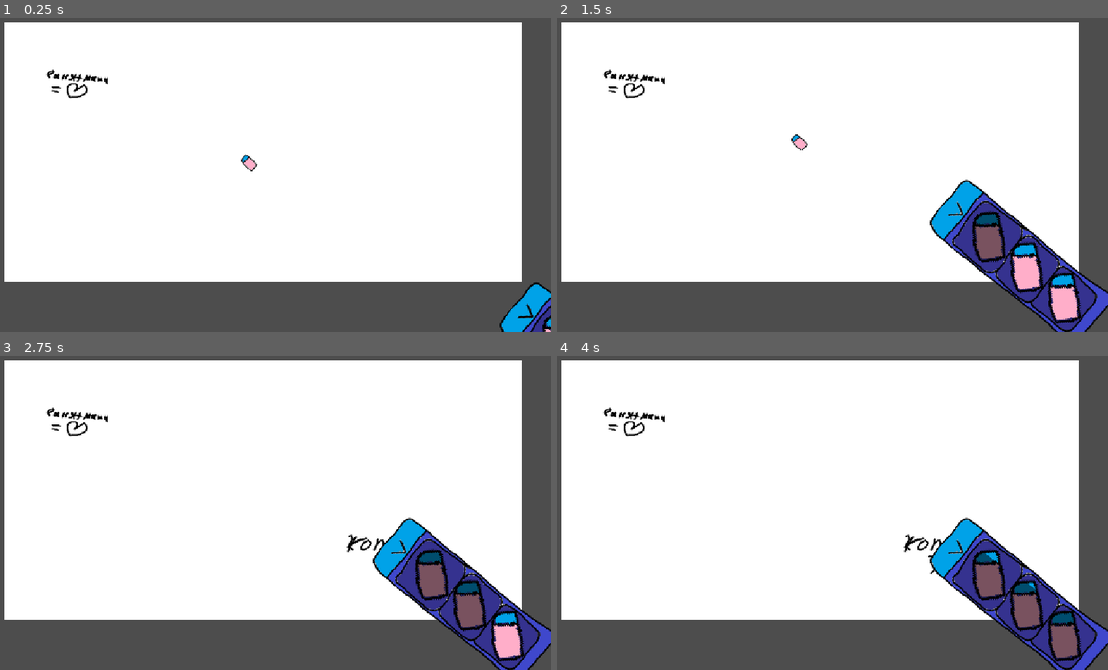
Above: before the commit, frames 1-4 (two rows, left to right).
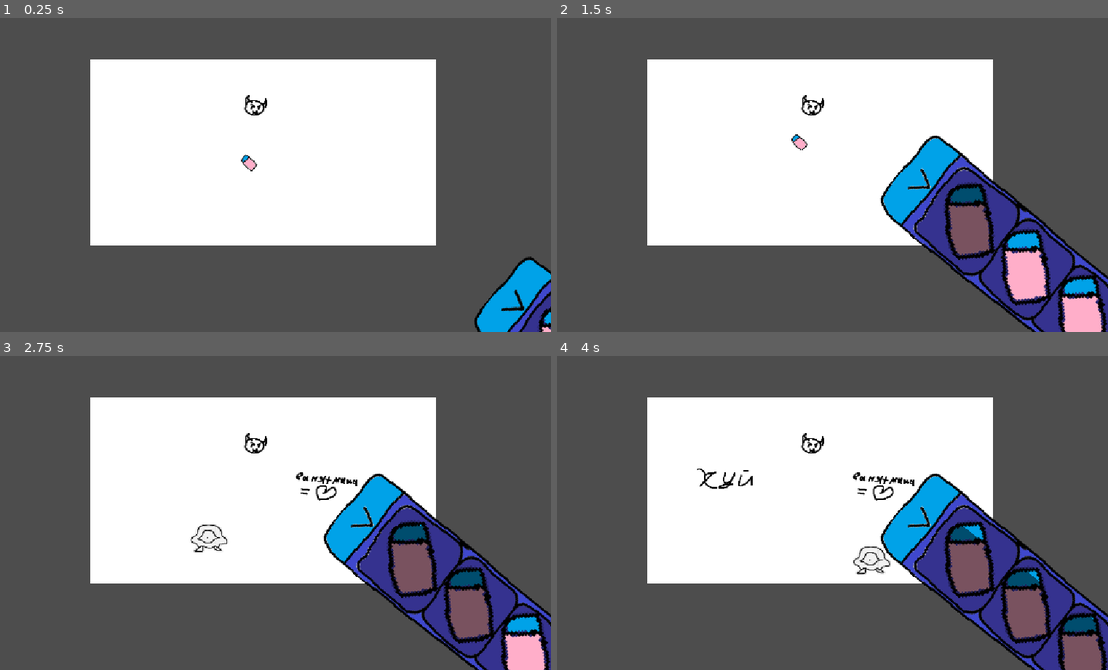
Above: after the commit, the same moments.

Repository: AmongRyzh/maxter-s-jam-2026
Game: Godot game, scene res://gameplay.tscn
Same seed, same stepped clock (60 frames per second), same inputs: the game is played once before the commit and once after it. The engine's default icon, where the game draws it, is replaced by a stand-in: a white triangle on a blue panel in a dark square.
Inputs (mouse positions are in pixels of both pictures, inside the frame that each line leads up to):
- Up to frame 1 (0.25 s): no input
- Up to frame 2 (1.5 s): move the mouse to (1080, 310) at 0.52 s; click (1080, 310) at 0.67 s; move the mouse to (992, 237) at 1.27 s; click (992, 237) at 1.42 s
- Up to frame 3 (2.75 s): tap Enter at 2 s; move the mouse to (468, 607) at 2.02 s; click (468, 607) at 2.17 s
- Up to frame 4 (4 s): tap Space at 2.75 s; move the mouse to (1063, 635) at 2.77 s; click (1063, 635) at 2.92 s; move the mouse to (992, 556) at 3.52 s; click (992, 556) at 3.67 s

The runs differ from the first frame. In frame 1, 43% of the frame differs, in the area x 0-100%, y 1-100%; in frame 2, 48%; in frame 3, 48%; in frame 4, 48%.

Commit message:
монстр имплементирован

Diff:
--- /dev/null
+++ b/dangers/danger.gd
@@ -0,0 +1,14 @@
+extends Area2D
+
+
+# Called when the node enters the scene tree for the first time.
+func _ready():
+	pass # Replace with function body.
+
+# Called every frame. 'delta' is the elapsed time since the previous frame.
+func _process(delta):
+	pass
+
+func _on_body_entered(body: Node2D):
+	if body is Eraser:
+		body.current_eraser_durability = 0
--- /dev/null
+++ b/dangers/paper_ball/paper_ball.tscn
@@ -0,0 +1,15 @@
+[gd_scene format=3 uid="uid://bfbmr3mjgd1fs"]
+
+[sub_resource type="PlaceholderTexture2D" id="PlaceholderTexture2D_njsjv"]
+size = Vector2(64, 64)
+
+[sub_resource type="RectangleShape2D" id="RectangleShape2D_2gr5k"]
+size = Vector2(64, 64)
+
+[node name="PaperBall" type="Area2D" unique_id=1070415679]
+
+[node name="Sprite2D" type="Sprite2D" parent="." unique_id=321822552]
+texture = SubResource("PlaceholderTexture2D_njsjv")
+
+[node name="CollisionShape2D" type="CollisionShape2D" parent="." unique_id=350462484]
+shape = SubResource("RectangleShape2D_2gr5k")
--- a/eraser/eraser.gd
+++ b/eraser/eraser.gd
@@ -1,4 +1,4 @@
-extends Node2D
+extends CharacterBody2D
 class_name Eraser
 
 @export var speed: float = 5.0
@@ -10,6 +10,7 @@
 		$TextureProgressBar.value = current_eraser_durability
 		if current_eraser_durability <= 0.0:
 			queue_free()
+
 @export var durability_decrease_rate: float = 2.0
 
 var pixels_moved_last_frame: float = 0.0
@@ -26,11 +27,12 @@
 func _physics_process(delta):
 	var target_pos = get_global_mouse_position()
 
-	global_position = global_position.lerp(target_pos, speed * delta)
+	global_position = global_position.lerp(target_pos, (speed - get_tree().current_scene.get_eraser_slowdown_factor()) * delta)
 
 	pixels_moved_last_frame = global_position.distance_to(last_position)
 
 	last_position = global_position
 
 	if Input.is_mouse_button_pressed(MOUSE_BUTTON_LEFT) and !get_tree().current_scene.is_pencil_case_opened():
-		current_eraser_durability -= durability_decrease_rate * delta * (pixels_moved_last_frame / 15)
+		var durability : float = (durability_decrease_rate + get_tree().current_scene.get_additional_durability_decrease_rate())
+		current_eraser_durability -= durability * delta * (pixels_moved_last_frame / 15)
--- a/eraser/eraser.tscn
+++ b/eraser/eraser.tscn
@@ -5,11 +5,14 @@
 
 [sub_resource type="CompressedTexture2D" id="CompressedTexture2D_njsjv"]
 
-[node name="Eraser" type="Node2D" unique_id=76445507]
+[sub_resource type="RectangleShape2D" id="RectangleShape2D_jwyhn"]
+size = Vector2(32, 32)
+
+[node name="Eraser" type="CharacterBody2D" unique_id=1277307090]
 show_behind_parent = true
+collision_mask = 3
 script = ExtResource("1_jwyhn")
 speed = 12.0
-durability_decrease_rate = 3.0
 
 [node name="Sprite2D" type="Sprite2D" parent="." unique_id=935766602]
 visible = false
@@ -31,3 +34,6 @@
 fill_mode = 3
 texture_under = SubResource("CompressedTexture2D_njsjv")
 texture_progress = ExtResource("2_3cghv")
+
+[node name="CollisionShape2D" type="CollisionShape2D" parent="." unique_id=362372122]
+shape = SubResource("RectangleShape2D_jwyhn")
--- a/gameplay.gd
+++ b/gameplay.gd
@@ -4,6 +4,7 @@
 @export var painter_image: Sprite2D
 
 @export_dir var bad_texts_dir : String
+var bad_texts : Array[Image]
 
 @export var eraser_size := 5
 @export var eraser: Node2D
@@ -11,10 +12,53 @@
 	get():
 		return 0 if eraser == null else ((eraser.current_eraser_durability - eraser.eraser_durability) / 100) * eraser_size * 2
 
+#var additional_durability_decrease : float
+var object_with_durability_decrease : PainterImage :
+	set(value):
+		object_with_durability_decrease = value
+		print("gameplay: set object_with_durability_decrease to ", value)
+func get_additional_durability_decrease_rate() -> float:
+	return object_with_durability_decrease.additional_durability_decrease if object_with_durability_decrease else 0
+func get_additional_durability_object_z_index() -> int:
+	return object_with_durability_decrease.z_index if object_with_durability_decrease else -1
+
+var object_with_slowdown_factor : PainterImage :
+	set(value):
+		object_with_slowdown_factor = value
+		print("gameplay: set object_with_slowdown_factor to ", value)
+func get_eraser_slowdown_factor() -> float:
+	return object_with_slowdown_factor.eraser_slowdown_factor if object_with_slowdown_factor else 0
+func get_eraser_slowdown_factor_object_z_index() -> int:
+	return object_with_slowdown_factor.z_index if object_with_slowdown_factor else -1
+
 @export var eraser_prefab: PackedScene
 
+@export var bad_text_spawn_timer: Timer
+@export var begin_monster_spawn_timer: Timer
+@export var monster_spawn_timer: RandomTimer
+
+@export var monster: PackedScene
+
 func _ready():
-	pass
+	bad_texts = get_all_bad_texts()
+
+	bad_text_spawn_timer.timeout.connect(_spawn_bad_text)
+	bad_text_spawn_timer.timeout.emit()
+
+	monster_spawn_timer.timeout.connect(func():
+		spawn_packed_at_random_pos(monster)
+		)
+
+	begin_monster_spawn_timer.timeout.connect(func():
+		monster_spawn_timer.timeout.emit()
+		monster_spawn_timer.random_start()
+		)
+
+func _spawn_bad_text():
+	var bad_text = bad_texts.pick_random()
+
+	painter_image.fill_texture(bad_text, Rect2i(Vector2.ZERO, bad_text.get_size()),
+		Vector2(randf_range(0, painter_image.img_size.x - bad_text.get_width()), randf_range(0, painter_image.img_size.y - bad_text.get_height())))
 
 # Called every frame. 'delta' is the elapsed time since the previous frame.
 func _process(delta):
@@ -49,6 +93,35 @@
 func is_pencil_case_opened() -> bool:
 	return $PencilCase.opened
 
+func get_opaque_pixel_count(texture: Texture2D) -> int:
+	var img: Image = texture.get_image()
+	if img.is_compressed():
+		img.decompress()
+
+	# Gets a bounding box enclosing only the visible parts of the image
+	var used_rect: Rect2i = img.get_used_rect()
+	var opaque_count: int = 0
+
+	# Only loop inside the bounding rectangle containing visible pixels
+	for y in range(used_rect.position.y, used_rect.end.y):
+		for x in range(used_rect.position.x, used_rect.end.x):
+			if img.get_pixel(x, y).a > 0.0:
+				opaque_count += 1
+
+	return opaque_count
+
+func spawn_packed_at_random_pos(packed: PackedScene):
+	var pos = Vector2(randf_range(100, 1052), randf_range(100, 548))
+	spawn_packed_at_pos(packed, pos)
+
+func spawn_packed_at_pos(packed: PackedScene, pos: Vector2):
+	if packed.can_instantiate():
+		var new_packed = packed.instantiate()
+		new_packed.global_position = pos
+		add_child(new_packed)
+	else:
+		print("failed to instantiate ", packed, "!")
+
 #func _draw():
 	#if eraser:
 		#draw_rect(Rect2(eraser.position, Vector2i(1, 1)).grow(eraser_size).grow_side(SIDE_TOP, durability_shrink), Color(0, 1, 0, 0.5))
--- a/gameplay.tscn
+++ b/gameplay.tscn
@@ -5,15 +5,21 @@
 [ext_resource type="Texture2D" uid="uid://g8vti6go8x6g" path="res://icon.svg" id="2_ej4tk"]
 [ext_resource type="Script" uid="uid://bjgg4hau4g8qm" path="res://painter_image.gd" id="3_oe8ih"]
 [ext_resource type="PackedScene" uid="uid://d013mvwu2oiqi" path="res://eraser/eraser.tscn" id="5_cbffv"]
+[ext_resource type="PackedScene" uid="uid://dx0sj2up1lxh1" path="res://monster/monster.tscn" id="7_0m7cd"]
 [ext_resource type="PackedScene" uid="uid://ckgtcmnk3ywpg" path="res://pencil_case/pencil_case.tscn" id="7_fbudy"]
+[ext_resource type="Script" uid="uid://dr86d7jfmead5" path="res://random_timer.gd" id="8_0m7cd"]
 
-[node name="Gameplay" type="Node2D" unique_id=1976024019 node_paths=PackedStringArray("painter_image")]
+[node name="Gameplay" type="Node2D" unique_id=1976024019 node_paths=PackedStringArray("painter_image", "bad_text_spawn_timer", "begin_monster_spawn_timer", "monster_spawn_timer")]
 top_level = true
 script = ExtResource("1_xuee5")
 painter_image = NodePath("PainterImage")
 bad_texts_dir = "res://bad_texts"
 eraser_size = 12
 eraser_prefab = ExtResource("5_cbffv")
+bad_text_spawn_timer = NodePath("Timers/BadTextSpawnTimer")
+begin_monster_spawn_timer = NodePath("Timers/BeginMonsterSpawnTimer")
+monster_spawn_timer = NodePath("Timers/MonsterSpawnTimer")
+monster = ExtResource("7_0m7cd")
 
 [node name="Sprite2D" type="Sprite2D" parent="." unique_id=1077234380]
 visible = false
@@ -25,14 +31,32 @@
 show_behind_parent = true
 position = Vector2(583, 292)
 script = ExtResource("3_oe8ih")
+generate_img_on_ready = true
+img_size = Vector2i(684, 368)
 gameplay = NodePath("..")
 
-[node name="BadTextSpawnTimer" type="Timer" parent="." unique_id=1770689058]
+[node name="Timers" type="Node2D" parent="." unique_id=1585624531]
+
+[node name="BadTextSpawnTimer" type="Timer" parent="Timers" unique_id=1770689058]
 wait_time = 1.5999999999999999
 autostart = true
 
+[node name="BeginMonsterSpawnTimer" type="Timer" parent="Timers" unique_id=649961357]
+wait_time = 2.0
+one_shot = true
+autostart = true
+
+[node name="MonsterSpawnTimer" type="Timer" parent="Timers" unique_id=289492501]
+wait_time = 10.0
+script = ExtResource("8_0m7cd")
+random_range = 3.0
+pick_random_wait_time_again_on_restart = true
+
 [node name="Eraser" parent="." unique_id=76445507 instance=ExtResource("5_cbffv")]
+durability_decrease_rate = 4.0
 
 [node name="PencilCase" parent="." unique_id=653688394 instance=ExtResource("7_fbudy")]
-position = Vector2(1230.0001, 713)
+position = Vector2(1269.0001, 745.0001)
 rotation = 0.6806784
+closed_position = Vector2(1269.0001, 745.0001)
+opened_position = Vector2(971.0001, 504)
--- /dev/null
+++ b/monster/monster.gd
@@ -0,0 +1,31 @@
+extends AnimatableBody2D
+
+@export var x_min : int = 100
+@export var x_max : int = 1052
+@export var y_min : int = 100
+@export var y_max : int = 548
+
+var current_destination : Vector2
+@export var speed : float = 10
+
+@export var min_opaque_pixel_count : int = 100
+
+func _ready():
+	$CooldownTimer.timeout.connect(_cooldown_timer_timeout)
+
+	$CooldownTimer.timeout.emit()
+
+func _physics_process(delta):
+	if global_position.distance_to(current_destination) > 5:
+		global_position += global_position.direction_to(current_destination) * speed * delta
+	else:
+		if $CooldownTimer.is_stopped():
+			$CooldownTimer.start()
+
+	#print(get_tree().current_scene.get_opaque_pixel_count($Sprite2D.texture))
+	var opaque_pixel_count : int = get_tree().current_scene.get_opaque_pixel_count($Sprite2D.texture)
+	if opaque_pixel_count <= min_opaque_pixel_count:
+		queue_free()
+
+func _cooldown_timer_timeout():
+	current_destination = Vector2(randf_range(x_min, x_max), randf_range(y_min, y_max))
--- /dev/null
+++ b/monster/monster.tscn
@@ -0,0 +1,28 @@
+[gd_scene format=3 uid="uid://dx0sj2up1lxh1"]
+
+[ext_resource type="Script" uid="uid://c5npsea3uwfeo" path="res://monster/monster.gd" id="1_okp8s"]
+[ext_resource type="Texture2D" uid="uid://dbrxfsvjk2q7l" path="res://monster/monster.png" id="2_2k2s0"]
+[ext_resource type="Script" uid="uid://bjgg4hau4g8qm" path="res://painter_image.gd" id="2_gsx7y"]
+
+[sub_resource type="RectangleShape2D" id="RectangleShape2D_0g571"]
+size = Vector2(80, 64)
+
+[node name="Monster" type="AnimatableBody2D" unique_id=1435944760]
+collision_layer = 2
+script = ExtResource("1_okp8s")
+speed = 650.0
+
+[node name="CollisionShape2D" type="CollisionShape2D" parent="." unique_id=140659944]
+shape = SubResource("RectangleShape2D_0g571")
+
+[node name="Sprite2D" type="Sprite2D" parent="." unique_id=1358224525]
+z_index = 1
+texture = ExtResource("2_2k2s0")
+script = ExtResource("2_gsx7y")
+additional_durability_decrease = 4.0
+eraser_slowdown_factor = 8.5
+erase_color = Color(1, 1, 1, 0)
+
+[node name="CooldownTimer" type="Timer" parent="." unique_id=1794914289]
+wait_time = 0.3
+one_shot = true
--- a/painter_image.gd
+++ b/painter_image.gd
@@ -1,50 +1,77 @@
 extends Sprite2D
 class_name PainterImage
 
+@export var generate_img_on_ready : bool
 @export var img_size := Vector2i(1024, 512)
-
-var bad_texts : Array[Image]
 
 var img : Image
 
-@export var gameplay: Node2D
+@export var gameplay: Gameplay
+
+@export var additional_durability_decrease : float
+
+@export var eraser_slowdown_factor : float
+
+@export var erase_color : Color = Color.WHITE
+
+var is_hovered : bool
 
 func _ready():
 	gameplay = get_tree().current_scene
 
-	bad_texts = gameplay.get_all_bad_texts()
+	if generate_img_on_ready:
+		img = Image.create_empty(img_size.x, img_size.y, false, Image.FORMAT_RGBA8)
+		img.fill(erase_color)
 
-	img = Image.create_empty(img_size.x, img_size.y, false, Image.FORMAT_RGBA8)
-	img.fill(Color.WHITE)
+		texture = ImageTexture.create_from_image(img)
+	else:
+		if texture:
+			img = texture.get_image()
+			if texture is CompressedTexture2D:
+				texture = ImageTexture.create_from_image(img)
 
-	texture = ImageTexture.create_from_image(img)
+func _process(_delta):
+	var eraser_pos = to_local(gameplay.eraser.global_position) if gameplay.eraser else Vector2.INF
 
-	$"../BadTextSpawnTimer".timeout.connect(_spawn_bad_text)
-
-	$"../BadTextSpawnTimer".timeout.emit()
-
-func _spawn_bad_text():
-	var bad_text = bad_texts.pick_random()
-
-	img.blend_rect(bad_text, Rect2i(Vector2.ZERO, bad_text.get_size()), Vector2(randf_range(0, img_size.x - bad_text.get_width()), randf_range(0, img_size.y - bad_text.get_height())))
-
-	texture.update(img)
+	if get_rect().has_point(eraser_pos):
+		if not is_hovered:
+			is_hovered = true
+	else:
+		if is_hovered:
+			is_hovered = false
 
 func _paint_tex(pos):
 	#print(Rect2i(pos, Vector2i(1, 1)).grow(eraser_size))
-	img.fill_rect(Rect2i(pos, Vector2i(1, 1)).grow(gameplay.eraser_size).grow_side(SIDE_TOP, gameplay.durability_shrink), Color.WHITE)
+	img.fill_rect(Rect2i(pos, Vector2i(1, 1)).grow(gameplay.eraser_size).grow_side(SIDE_TOP, gameplay.durability_shrink), erase_color)
+	texture.update(img)
+
+func fill_texture(src: Image, src_rect: Rect2i, dst: Vector2i):
+	img.blend_rect(src, src_rect, dst)
+	texture.update(img)
 
 func _input(event: InputEvent):
 	if gameplay.eraser == null or get_tree().current_scene.is_pencil_case_opened():
 		return
+
+	if gameplay.get_eraser_slowdown_factor_object_z_index() <= z_index and is_hovered:
+		gameplay.object_with_slowdown_factor = self
+	else:
+		if gameplay.object_with_slowdown_factor == self:
+			gameplay.object_with_slowdown_factor = null
 
 	if event is InputEventMouseButton:
 		if event.pressed and not event.is_echo() and event.button_index == MOUSE_BUTTON_LEFT:
 			var local_pos = to_local(gameplay.eraser.position)
 			var local_image_pos = local_pos - offset + get_rect().size / 2.0
 
+			if gameplay.get_additional_durability_object_z_index() <= z_index and is_hovered:
+				gameplay.object_with_durability_decrease = self
+
 			_paint_tex(local_image_pos)
 			texture.update(img)
+		else:
+			if gameplay.object_with_durability_decrease == self:
+				gameplay.object_with_durability_decrease = null
 	elif event is InputEventMouseMotion:
 		if event.button_mask == MOUSE_BUTTON_LEFT:
 			#var local_pos = to_local(event.position)
@@ -65,6 +92,7 @@
 					local_image_pos = local_image_pos.move_toward(target_pos, 1.0)
 					_paint_tex(local_image_pos)
 
+			if gameplay.get_additional_durability_object_z_index() <= z_index and is_hovered:
+				gameplay.object_with_durability_decrease = self
+
 			_paint_tex(local_image_pos)
-
-			texture.update(img)
--- a/pencil_case/eraser_slot.gd
+++ b/pencil_case/eraser_slot.gd
@@ -14,7 +14,7 @@
 func _input(event):
 	if event is InputEventMouseButton:
 		if event.pressed and is_mouse_entered:
-			if $Cooldown.is_stopped():
+			if $Cooldown.is_stopped() and get_parent().opened:
 				$Cooldown.start()
 				slot_selected.emit()
 
--- a/pencil_case/eraser_slot.tscn
+++ b/pencil_case/eraser_slot.tscn
@@ -5,7 +5,7 @@
 [ext_resource type="Texture2D" uid="uid://ypr4pmqbbn3u" path="res://pencil_case/eraser_in_case_progress.png" id="2_pfa5j"]
 
 [sub_resource type="RectangleShape2D" id="RectangleShape2D_njsjv"]
-size = Vector2(96, 96)
+size = Vector2(144, 144)
 
 [node name="EraserSlot" type="Area2D" unique_id=1224825255]
 script = ExtResource("1_pfa5j")
--- a/pencil_case/pencil_case.tscn
+++ b/pencil_case/pencil_case.tscn
@@ -5,7 +5,7 @@
 [ext_resource type="Texture2D" uid="uid://rayqfi7y1hpk" path="res://pencil_case/pencil_case.png" id="2_orb0r"]
 
 [sub_resource type="RectangleShape2D" id="RectangleShape2D_njsjv"]
-size = Vector2(45.43921, 128.407)
+size = Vector2(68.159, 192.611)
 
 [node name="PencilCase" type="Node2D" unique_id=653688394 node_paths=PackedStringArray("eraser_slots")]
 script = ExtResource("1_x7jfl")
@@ -19,19 +19,19 @@
 texture = ExtResource("2_orb0r")
 
 [node name="SwitcherArea2D" type="Area2D" parent="." unique_id=1124684487]
-position = Vector2(-170, 0)
+position = Vector2(-254, 0)
 
 [node name="CollisionShape2D" type="CollisionShape2D" parent="SwitcherArea2D" unique_id=1083909687]
 shape = SubResource("RectangleShape2D_njsjv")
 
 [node name="EraserSlot1" parent="." unique_id=484270672 instance=ExtResource("2_6rdpm")]
-position = Vector2(-78, 0)
+position = Vector2(-116, 0)
 
 [node name="EraserSlot2" parent="." unique_id=1594967973 instance=ExtResource("2_6rdpm")]
-position = Vector2(18, 0)
+position = Vector2(28, 0)
 
 [node name="EraserSlot3" parent="." unique_id=829235173 instance=ExtResource("2_6rdpm")]
-position = Vector2(114, 0)
+position = Vector2(172, 0)
 
 [connection signal="mouse_entered" from="SwitcherArea2D" to="." method="_on_switcher_area_2d_mouse_entered"]
 [connection signal="mouse_exited" from="SwitcherArea2D" to="." method="_on_switcher_area_2d_mouse_exited"]
--- a/project.godot
+++ b/project.godot
@@ -20,6 +20,11 @@
 window/stretch/mode="canvas_items"
 window/stretch/aspect="expand"
 
+[layer_names]
+
+2d_physics/layer_1="Eraser"
+2d_physics/layer_2="Monster"
+
 [physics]
 
 3d/physics_engine="Jolt Physics"
--- /dev/null
+++ b/random_timer.gd
@@ -0,0 +1,19 @@
+extends Timer
+class_name RandomTimer
+
+@export var random_range : float
+
+@export var pick_random_wait_time_again_on_restart : bool
+
+func random_start(time := -1.0, range := -1.0) -> void:
+	var normal_wait_time = time if time > 0.0 else wait_time
+	var actual_range = range if random_range > 0.0 else random_range
+	var actual_wait_time = randf_range(normal_wait_time - actual_range, normal_wait_time + actual_range)
+
+	if pick_random_wait_time_again_on_restart:
+		autostart = false
+		timeout.connect(func():
+			random_start()
+			)
+
+	start(actual_wait_time)
Not shown, added: dangers/danger.gd.uid
Not shown, added: monster/monster.gd.uid
Binary file added: monster/monster.png
Not shown, added: monster/monster.png.import
Binary file changed: pencil_case/eraser_in_case_progress.png
Binary file changed: pencil_case/eraser_in_case_under.png
Binary file changed: pencil_case/pencil_case.png
Not shown, added: random_timer.gd.uid
